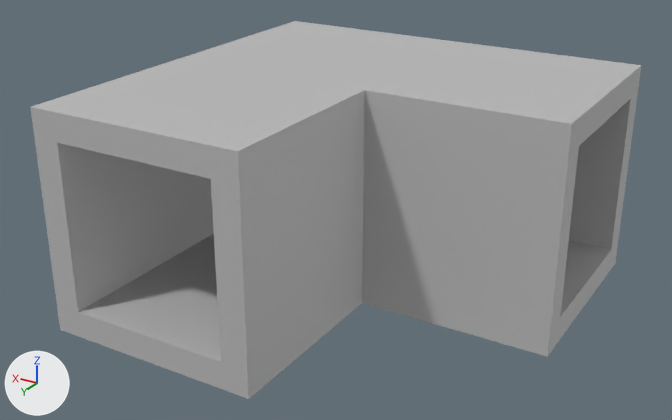
An edit to the FBX model Assets/Models/v1 basic shapes/top left hollow.fbx, drawn before and after from the same camera.
The view is the same before and after, from a 50 mm camera at (-4.78, -2.45, 4.75) aimed at (3.02, -15.46, -1.75). The axes (+X, +Y, +Z) are drawn at lower left. The lights are the same throughout. Where no turn or scale is listed for an object, it has been applied to the vertices.

The older version as bpy lines, for what is in view:
```python
me_mesh = bpy.data.meshes.new('Mesh')
me_mesh.from_pydata(...)  # 32 vertices, 32 faces; spans x 0.0..7.5, y -0.5..7.0, z -3.5..0.5
me_mesh.materials.append(mat_lambert1)  # grey #bcbcbc
ob_top_left_hollow = bpy.data.objects.new('top_left_hollow', me_mesh)
ob_top_left_hollow.location = (-1.0, -19.0, 0.0)
```
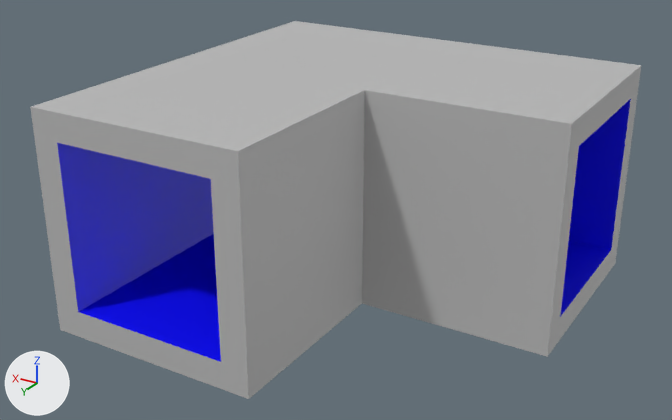
Where the newer file only moved an object's origin or applied its transform, the numbers keep the older frame.

Where the change shows, as pixel boxes (x1, y1, x2, y2) in the pictures (672 x 420 px):
part 1 of me_mesh, recoloured (grey to blue): (560, 99, 631, 317) in both
part 2 of me_mesh, recoloured (grey to blue): (57, 143, 221, 362) in both

Diff of the bpy script that builds the scene:
```diff
--- a/Assets/Models/v1 basic shapes/top left hollow.fbx.py
+++ b/Assets/Models/v1 basic shapes/top left hollow.fbx.py
@@ mat_inside_wall @@
+mat_inside_wall = principled_material('Inside_Wall')
+mat_inside_wall.base_color = (0.0, 0.0, 1.0)  # blue #0000ff
@@ me_mesh @@
 me_mesh.from_pydata(...)  # 32 vertices, 32 faces; spans x 0.0..7.5, y -0.5..7.0, z -3.5..0.5
 # used by ob_top_left_hollow; location = (-1.0, -19.0, 0.0)
+# me_mesh part 1: all 5 faces centred in x 1.0..3.5, y 0.0..3.0, z -3.0..0.0 switch from mat_lambert1 (grey #bcbcbc) to mat_inside_wall (blue #0000ff)
+# me_mesh part 2: all 4 faces centred in x 4.0..7.0, y 4.97..5.0, z -3.0..0.0 switch from mat_lambert1 (grey #bcbcbc) to mat_inside_wall (blue #0000ff)
```
